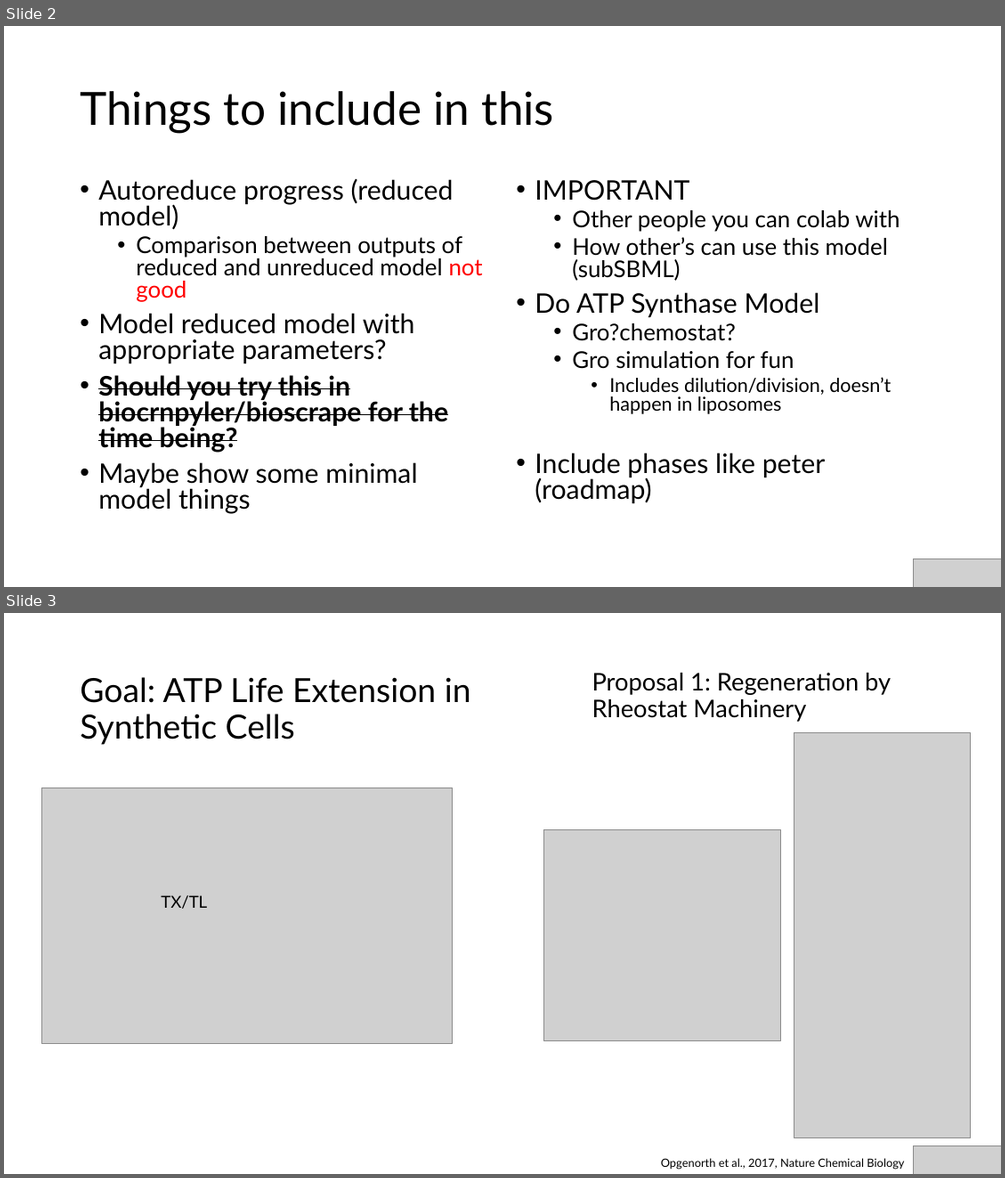
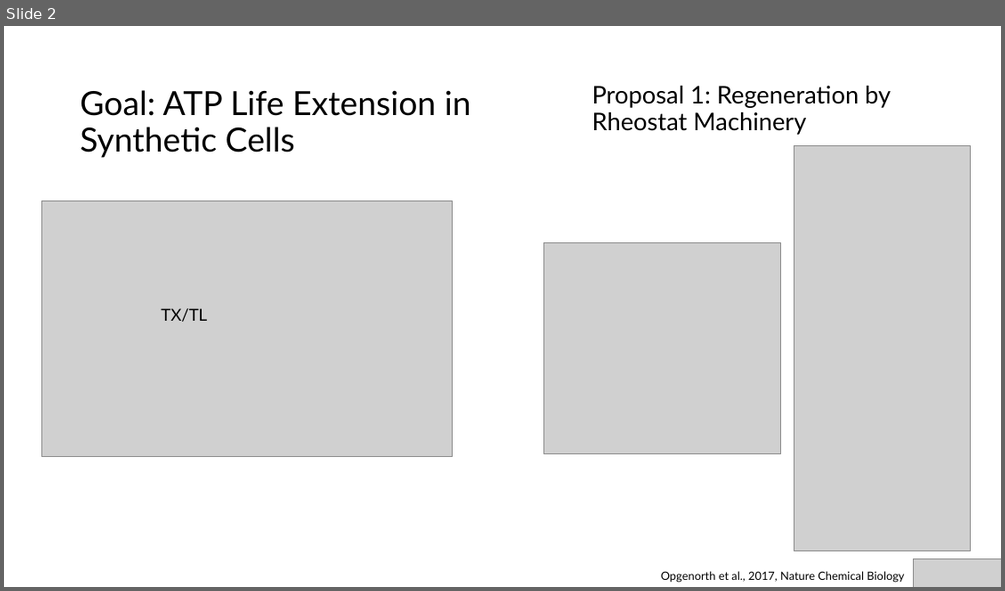
Before and after one commit to AnkitaRoychoudhury/ug_murray, a slide deck: miscellaneous/presentations/20200715_syncell_mtg.pptx. Shown one above the other, each under a label of ours: slides 2 and 3 before the commit, slide 2 after it. The pictures are 1005x1178 and 1005x591 pixels, drawn with LibreOffice and Linux fonts; fonts in the diff are those of the drawing; grey boxes stand for pictures. Boxes give left, top, right and bottom in pixels: in the first picture for what was removed or moved away, otherwise in the second. Text is boxed around its words. In the diff, an @@ line names an element or a change of style, - is before the commit and + after.

```diff
--- a/miscellaneous/presentations/20200715_syncell_mtg.pptx
+++ b/miscellaneous/presentations/20200715_syncell_mtg.pptx
@@ slide 2 removed at (4,26,1001,587), background #FFFFFF @@
@@ title removed at (80,91,555,133) @@
-Things to include in this
@@ text removed at (98,178,483,514) @@
-• Autoreduce progress (reduced model)
-  • Comparison between outputs of reduced and unreduced model not good
-• Model reduced model with appropriate parameters?
-• Should you try this in biocrnpyler/bioscrape for the time being?
-• Maybe show some minimal model things
@@ text removed at (534,180,899,503) @@
-• IMPORTANT
-  • Other people you can colab with
-  • How other’s can use this model (subSBML)
-• Do ATP Synthase Model
-  • Gro?chemostat?
-  • Gro simulation for fun
-    • Includes dilution/division, doesn’t happen in liposomes
-• Include phases like peter (roadmap)
@@ picture removed at (914,558,1001,587) @@
@@ what was slide 3 is now slide 2 @@
```
Also in this commit, not shown: 8 slides changed, 6 other files.
